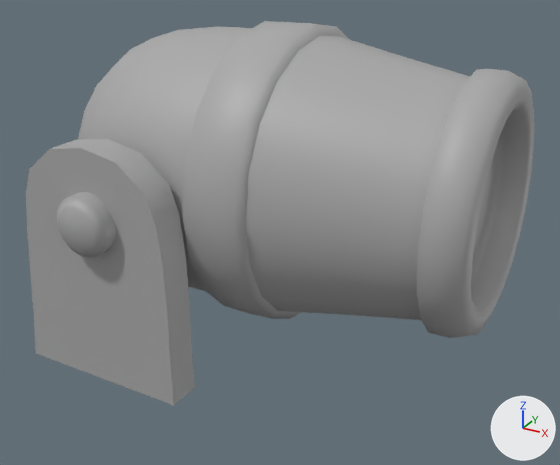
The FBX model Assets/Visuals/Models/World/cannon 1.fbx: old version first, new version second.
Both versions are drawn from a camera (50 mm lens) standing at (3.772, -1.578, 2.819) and looking at (2.919, -0.026, 2.043). Every picture has the same lights, and +X, +Y and +Z are marked at lower right. Where no turn or scale is listed for an object, it has been applied to the vertices.
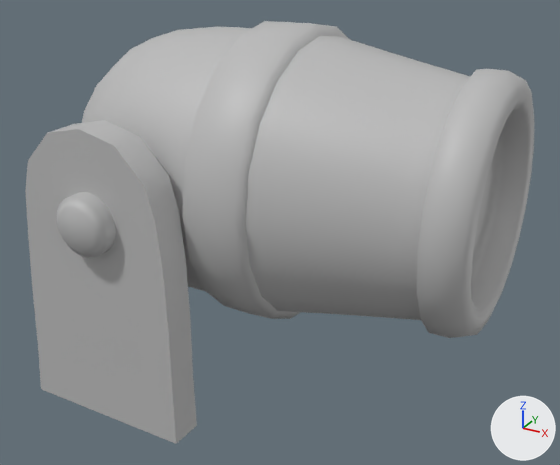
Diff of the bpy script that builds the scene:
```diff
--- a/Assets/Visuals/Models/World/cannon 1.fbx.py
+++ b/Assets/Visuals/Models/World/cannon 1.fbx.py
@@ ob_polysurface21 @@
 ob_polysurface21 = bpy.data.objects.new('polySurface21', me_mesh_001)
-ob_polysurface21.location = (2.649, 0.0, 2.044)
+ob_polysurface21.location = (2.649, 0.0, 2.011)
 ob_polysurface21.rotation_euler = (1.571, 0.0, 0.0)  # degrees (90, 0, 0)
-ob_polysurface21.scale = (0.01, 0.01, 0.01)
+ob_polysurface21.scale = (0.01, 0.0126, 0.01)
```

Changed parts and their boxes [x1, y1, x2, y2] in the pictures (560 x 465 px):
'polySurface21', moved, rescaled (21% taller): before [26, 138, 195, 405]; after [25, 120, 197, 444]
